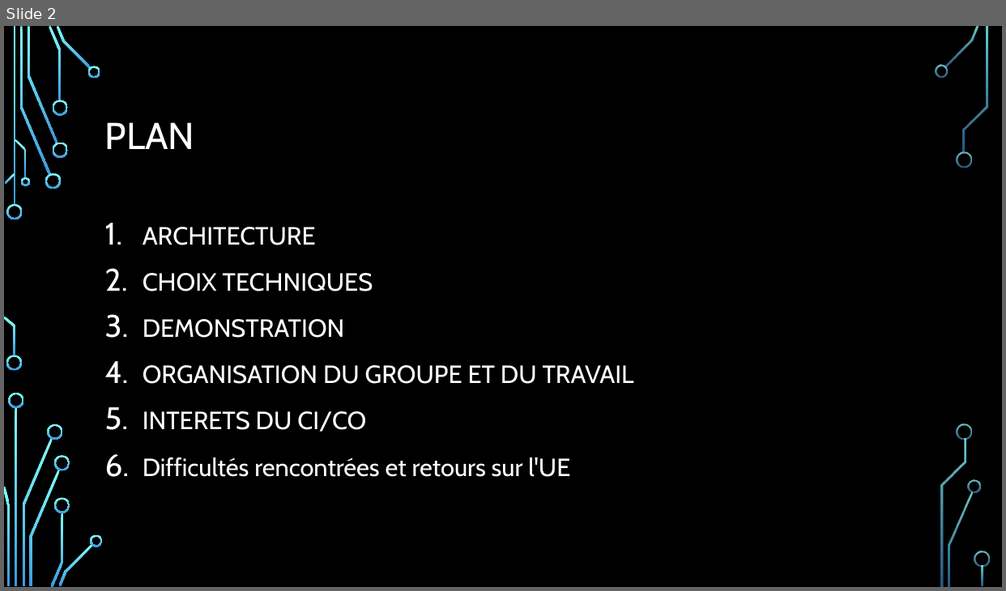
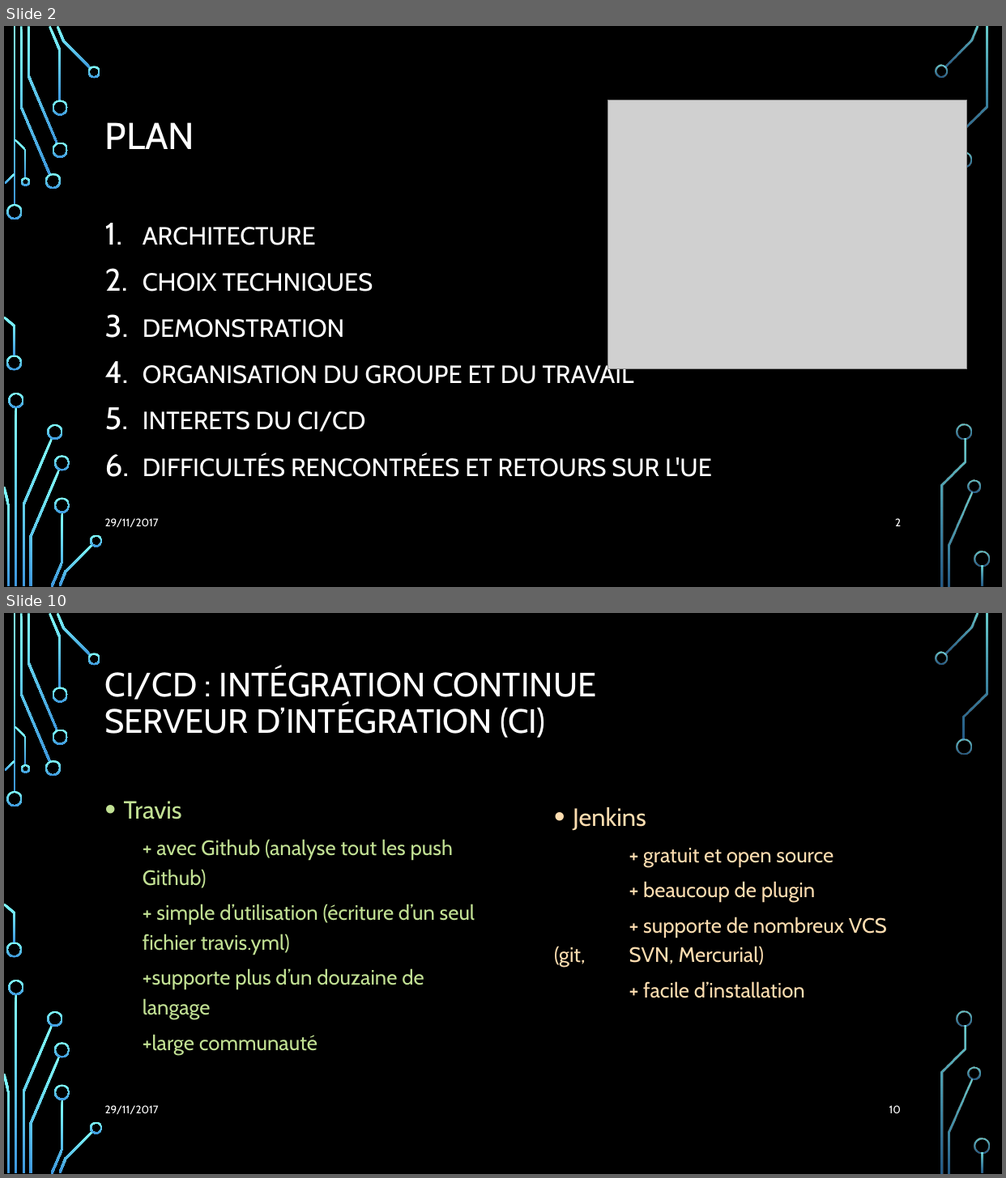
Before and after one commit to Julienbtn/cloud-project-equipe-7, a slide deck: Presentation Cloud.pptx. Shown one above the other, each under a label of ours: slide 2 before the commit, slides 2 and 10 after it; the slides between them are not shown. The pictures are 1006x591 and 1006x1178 pixels, drawn with LibreOffice and Linux fonts; fonts in the diff are those of the drawing; grey boxes stand for pictures; background and template pictures are left out. Boxes give left, top, right and bottom in pixels: in the first picture for what was removed or moved away, otherwise in the second. Text is boxed around its words. In the diff, an @@ line names an element or a change of style, - is before the commit and + after.

```diff
--- a/Presentation Cloud.pptx
+++ b/Presentation Cloud.pptx
@@ slide 10 added at (4,613,1002,1174), background picture (left out); not listed: 36 template elements that a slide beside it also shows @@
@@ title added at (105,668,596,738), 32.4 pt, text #FFFFFF @@
+CI/CD : INTÉGRATION CONTINUE
+SERVEUR D’INTÉGRATION (CI)
@@ text added at (124,801,475,1054), 20 pt, text #C2E194 @@
+• Travis
+  + avec Github (analyse tout les push Github)
+  + simple d’utilisation (écriture d’un seul fichier travis.yml)
+  +supporte plus d’un douzaine de langage
+  +large communauté
@@ text added at (573,807,887,999), 20 pt, text #FDDDB0 @@
+  • Jenkins
+  + gratuit et open source
+  + beaucoup de plugin
+  + supporte de nombreux VCS (git, SVN, Mercurial)
+  + facile d’installation
@@ text added at (105,1105,159,1114), 10.5 pt, text #FFFFFF @@
+29/11/2017
@@ page number added at (889,1105,901,1114), 10.5 pt, text #FFFFFF @@
+10
@@ slide 2 changed as well @@
@@ picture added at (608,100,967,369) @@
@@ text at (143,412,712,477): text changed @@
-5. INTERETS DU CI/CO
-6. Difficultés rencontrées et retours sur l'UE
+5. INTERETS DU CI/CD
+6. DIFFICULTÉS RENCONTRÉES ET RETOURS SUR L'UE
@@ text added at (105,518,159,527), 10.5 pt, text #FFFFFF @@
+29/11/2017
@@ page number added at (895,518,901,527), 10.5 pt, text #FFFFFF @@
+2
```
Also in this commit, not shown: 3 other slides changed, 8 other slides added, 4 slides removed, 2 other files.
